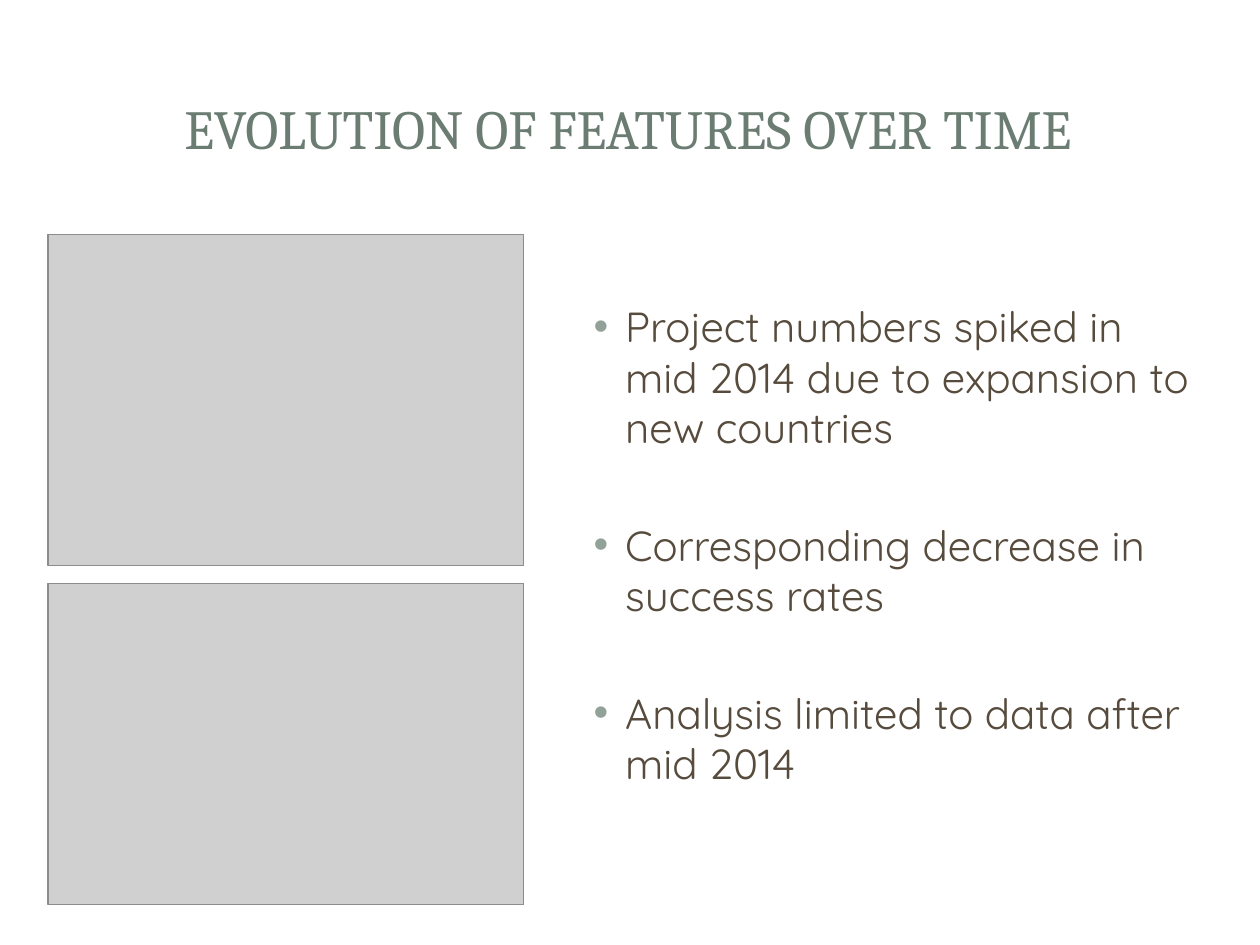
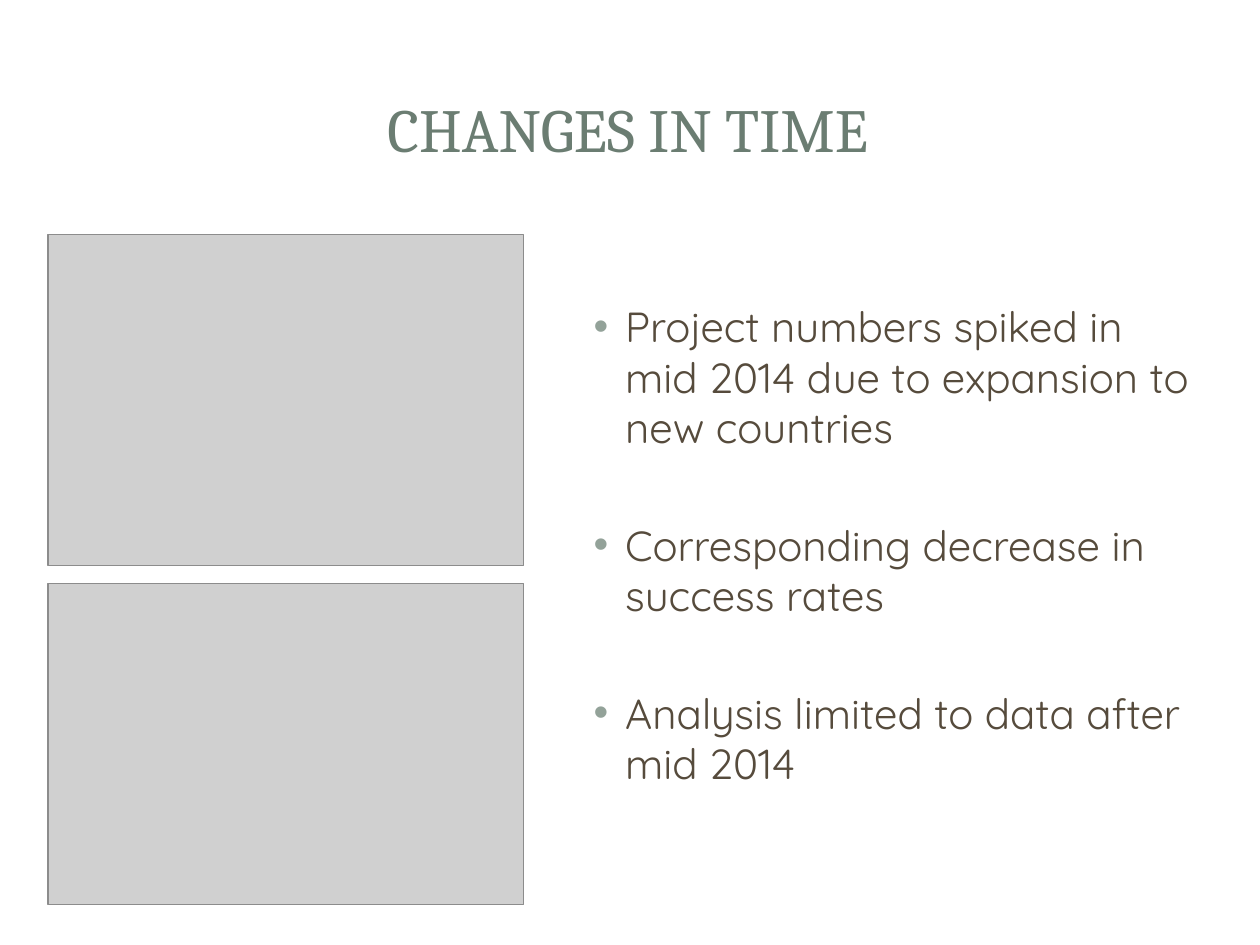
Before and after one commit to vlcekl/ds-crowdfunding, a slide deck: slide 8 of reports/crowdfunding_slidedeck.pptx. Drawn at 1260x945 pixels with LibreOffice and Linux fonts; fonts in the diff are those of the drawing; grey boxes stand for pictures; background and template pictures are left out. Boxes give left, top, right and bottom in pixels: in the first picture for what was removed or moved away, otherwise in the second. Text is boxed around its words. In the diff, an @@ line names an element or a change of style, - is before the commit and + after.

```diff
--- a/reports/crowdfunding_slidedeck.pptx
+++ b/reports/crowdfunding_slidedeck.pptx
@@ title at [387,110,868,153]: text changed; size 31.5 to 35 pt @@
-EVOLUTION OF FEATURES OVER TIME
+CHANGES IN TIME
```
Also in this commit, not shown: 8 other slides changed.
